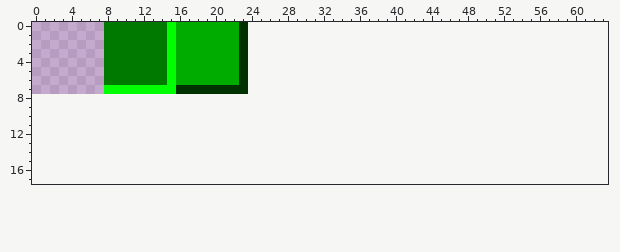
File history of a pixel-art file, res/assets/ase/tileset.aseprite. The picture above was drawn from the file before the commit.
24x8 pixels, 1 frame. Shown: x 0..63, y 0..17. The old version is drawn lined up with the new one, on the new canvas.
The same view after the edit:
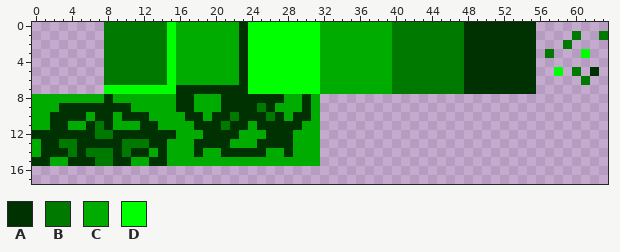
Palette (. is transparent): A #003100  B #007900  C #00ac00  D #00ff00
Difference:
canvas 24x8 -> 64x64
@@ x 0..63 @@
- 0 ........BBBBBBBDCCCCCCCA........................................
- 1 ........BBBBBBBDCCCCCCCA........................................
- 2 ........BBBBBBBDCCCCCCCA........................................
- 3 ........BBBBBBBDCCCCCCCA........................................
- 4 ........BBBBBBBDCCCCCCCA........................................
- 5 ........BBBBBBBDCCCCCCCA........................................
- 6 ........BBBBBBBDCCCCCCCA........................................
- 7 ........DDDDDDDDAAAAAAAA........................................
- 8 ................................................................
- 9 ................................................................
-10 ................................................................
-11 ................................................................
-12 ................................................................
-13 ................................................................
-14 ................................................................
-15 ................................................................
+ 0 ........BBBBBBBDCCCCCCCADDDDDDDDCCCCCCCCBBBBBBBBAAAAAAAA........
+ 1 ........BBBBBBBDCCCCCCCADDDDDDDDCCCCCCCCBBBBBBBBAAAAAAAA....B..B
+ 2 ........BBBBBBBDCCCCCCCADDDDDDDDCCCCCCCCBBBBBBBBAAAAAAAA...B....
+ 3 ........BBBBBBBDCCCCCCCADDDDDDDDCCCCCCCCBBBBBBBBAAAAAAAA.B...D..
+ 4 ........BBBBBBBDCCCCCCCADDDDDDDDCCCCCCCCBBBBBBBBAAAAAAAA........
+ 5 ........BBBBBBBDCCCCCCCADDDDDDDDCCCCCCCCBBBBBBBBAAAAAAAA..D.B.A.
+ 6 ........BBBBBBBDCCCCCCCADDDDDDDDCCCCCCCCBBBBBBBBAAAAAAAA.....B..
+ 7 ........DDDDDDDDAAAAAAAADDDDDDDDCCCCCCCCBBBBBBBBAAAAAAAA........
+ 8 CCCCCCCCACCCCCCCAACCCAAAAAAACCAC................................
+ 9 CCCAAAAAAAACCCCCAACCCAAAABACCCAC................................
+10 CCAAAACAACAAACCCCAACAABAAABACAAC................................
+11 CCAACCABACCCAACCCCAAABAACAAAAACC................................
+12 AAAAAAABBAAAAAAACCCAAAACCCAAACCC................................
+13 CAABBAAAAABBBAACCCAAAACCCAAAACCC................................
+14 CAAABABBBABAACACCCACCAAAAACCACCC................................
+15 AACCAAABBAACCAACCCCCCCCCCCCCCCCC................................
 16 ................................................................
Changed places in both pictures, as pixel boxes (x1, y1, x2, y2):
added: (32, 22, 608, 166)
